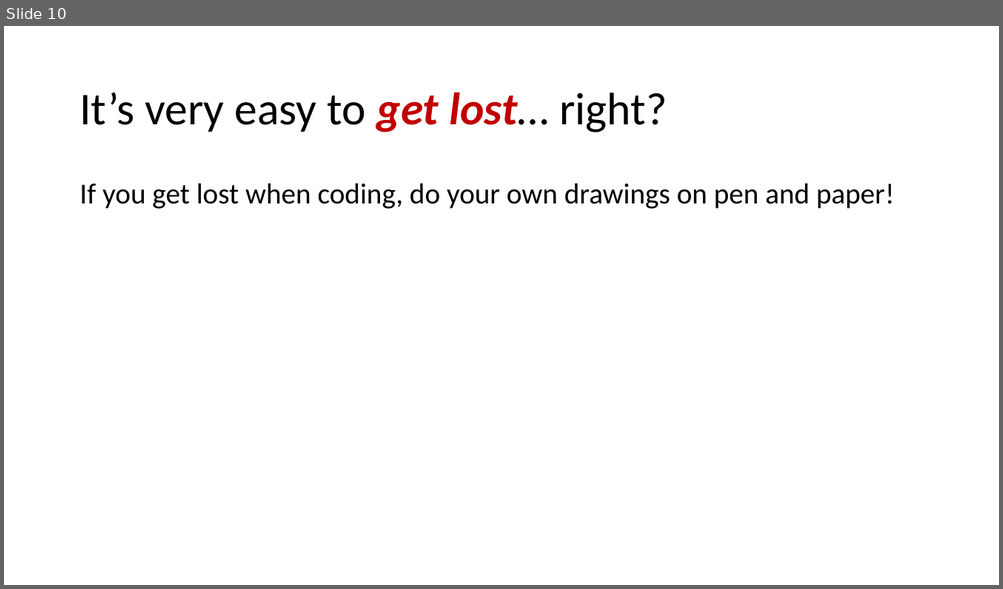
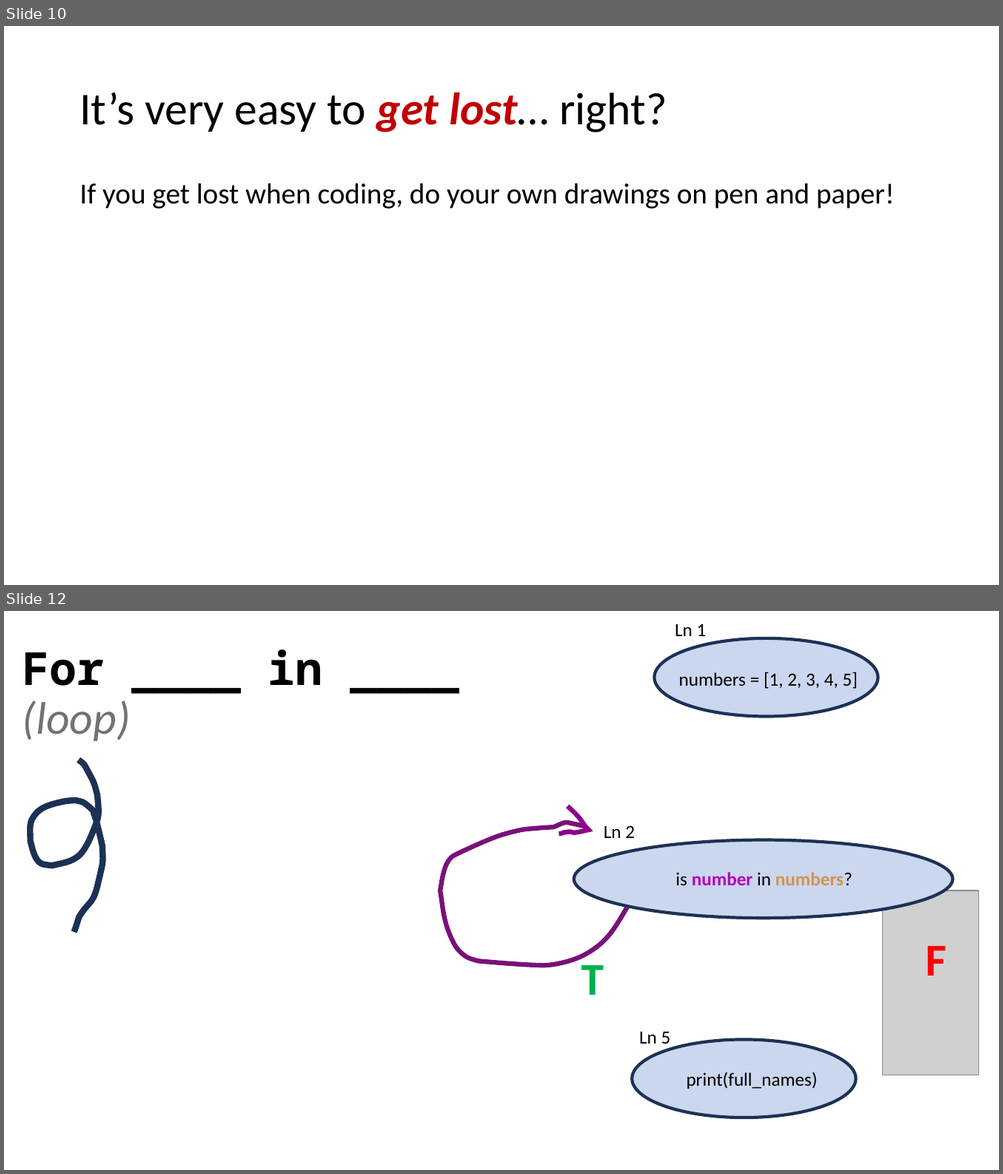
Before and after one commit to SUPERNOOB20/Python-Games-for-Kids, a slide deck: Python/CONTROL FLOW STRUCTURES (lessons #7 - )/Lesson +#7 - Making decisions (CFGs).pptx. Shown one above the other, each under a label of ours: slide 10 before the commit, slides 10 and 12 after it; the slides between them are not shown. The pictures are 1003x589 and 1003x1174 pixels, drawn with LibreOffice and Linux fonts; fonts in the diff are those of the drawing; grey boxes stand for pictures. Boxes give left, top, right and bottom in pixels: in the first picture for what was removed or moved away, otherwise in the second. Text is boxed around its words. In the diff, an @@ line names an element or a change of style, - is before the commit and + after.

```diff
--- a/Python/CONTROL FLOW STRUCTURES (lessons #7 - )/Lesson +#7 - Making decisions (CFGs).pptx
+++ b/Python/CONTROL FLOW STRUCTURES (lessons #7 - )/Lesson +#7 - Making decisions (CFGs).pptx
@@ slide 12 added at [4, 611, 999, 1170], background #FFFFFF @@
@@ text added at [674, 624, 706, 636], 18 pt, text #000000 @@
+Ln 1
@@ title added at [22, 649, 323, 741], 44 pt, text #000000, bold @@
+For ____ in ____
+(loop)
@@ ellipse added at [654, 638, 878, 717], fill #CAD7EE, outline #1E3256 3 pt @@
@@ text added at [679, 672, 857, 689], 18 pt, text #000000 @@
+numbers = [1, 2, 3, 4, 5]
@@ freeform shape added at [30, 760, 103, 933], outline #1E3256 6 pt @@
@@ freeform shape added at [422, 791, 652, 999], outline #791179 4.5 pt @@
@@ freeform shape added at [552, 806, 592, 846], outline #8A008A 4.5 pt @@
@@ text added at [603, 826, 634, 838], 18 pt, text #000000 @@
+Ln 2
@@ ellipse added at [574, 840, 953, 918], fill #CAD7EE, outline #1E3256 3 pt @@
@@ text added at [675, 872, 852, 886], 18 pt, text #D3934D, bold @@
+is number in numbers?
@@ picture added at [882, 891, 979, 1075] @@
@@ text added at [581, 957, 603, 995], 44 pt, text #00B050, bold @@
+T
@@ text added at [925, 946, 946, 976], 44 pt, text #FF0000, bold @@
+F
@@ text added at [639, 1031, 671, 1048], 18 pt, text #000000 @@
+Ln 5
@@ ellipse added at [632, 1040, 856, 1119], fill #CAD7EE, outline #1E3256 3 pt @@
@@ text added at [686, 1072, 817, 1089], 18 pt, text #000000 @@
+print(full_names)
```
Also in this commit, not shown: 1 slide changed, 1 other slide added, 1 slide removed, 7 other files.
